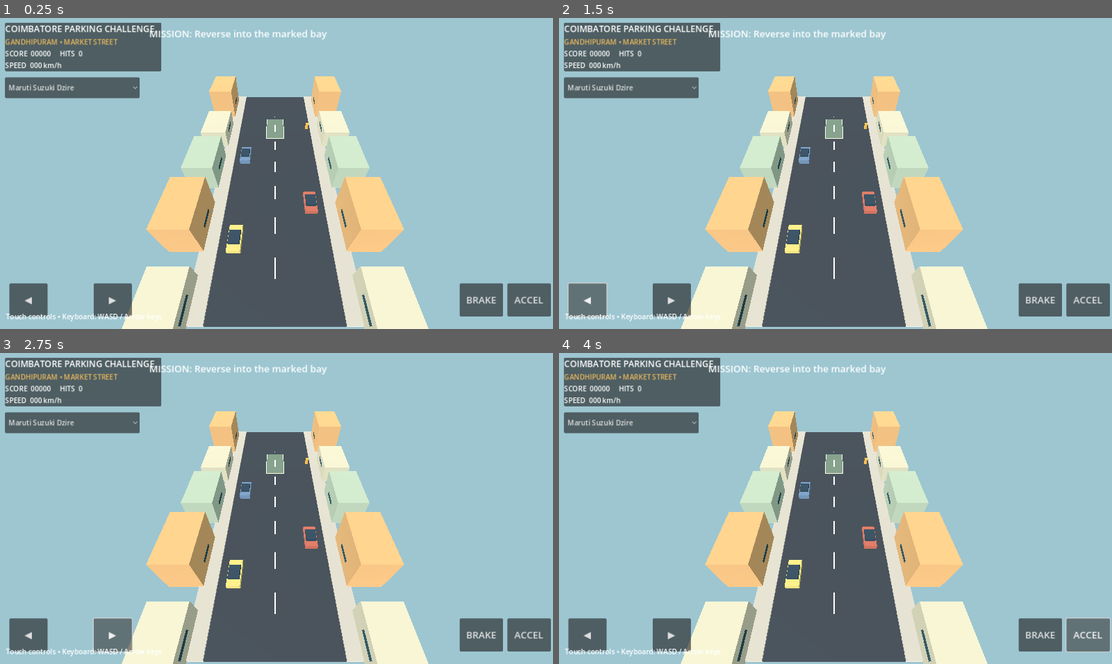
Above: before the commit, frames 1-4 (two rows, left to right).
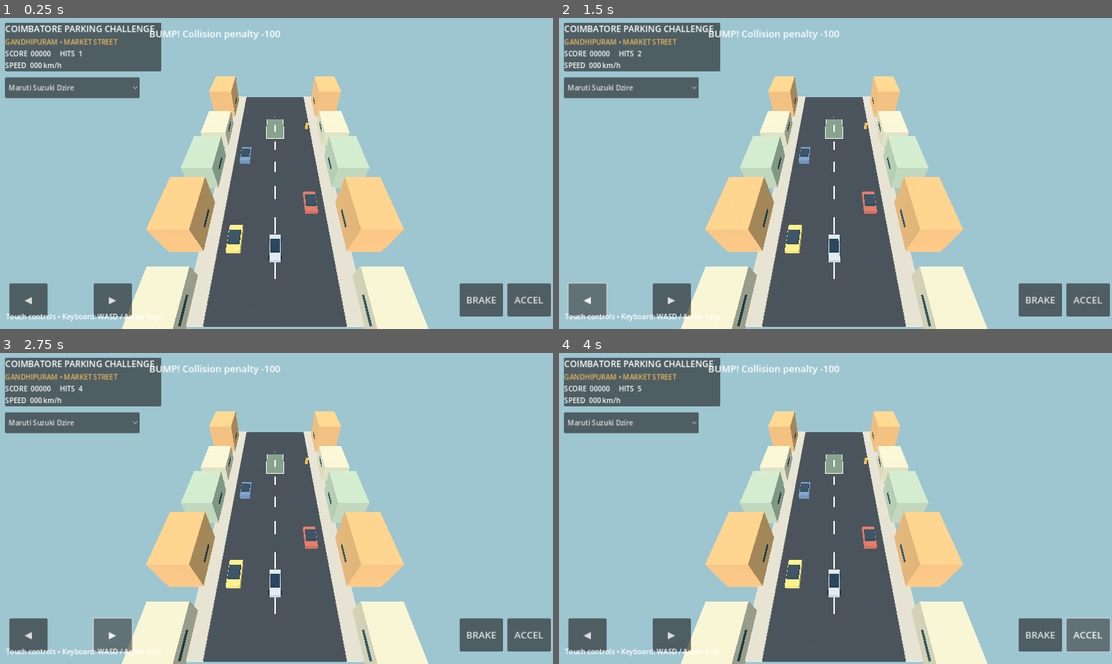
Above: after the commit, the same moments.

Repository: Allwyn3t6/Coimbatore-Parking-Challenge
Game: Godot game, scene res://scenes/main.tscn
Two runs of this game, one before a commit and one after it. Both use one fixed random seed, a clock stepped at 60 frames per second and the inputs below.
Inputs:
- Up to frame 1 (0.25 s): no input
- Up to frame 2 (1.5 s): click "Maruti Suzuki Dzire" at 0.5 s; click "◀" at 1.25 s
- Up to frame 3 (2.75 s): click "▶" at 2 s
- Up to frame 4 (4 s): click "BRAKE" at 2.75 s; click "ACCEL" at 3.5 s

The runs differ from the first frame. In frame 1, 0.6% of the frame differs, in the area x 14-60%, y 3-79%; in frame 2, 0.6%; in frame 3, 0.6%; in frame 4, 0.6%.

Commit message:
Add road collision surface for vehicle physics

Diff:
--- a/scripts/main.gd
+++ b/scripts/main.gd
@@ -49,7 +49,7 @@
     sun.light_energy = 1.35
     add_child(sun)
 
-    _box("Asphalt street", Vector3(0, -0.18, -4), Vector3(13, 0.3, 42), Color("#343b42"), false)
+    _box("Asphalt street", Vector3(0, -0.18, -4), Vector3(13, 0.3, 42), Color("#343b42"), true)
     _box("Left footpath", Vector3(-7.5, 0.0, -4), Vector3(2.0, 0.4, 42), Color("#b9b2a4"), false)
     _box("Right footpath", Vector3(7.5, 0.0, -4), Vector3(2.0, 0.4, 42), Color("#b9b2a4"), false)
     for z in range(-23, 17, 5):
